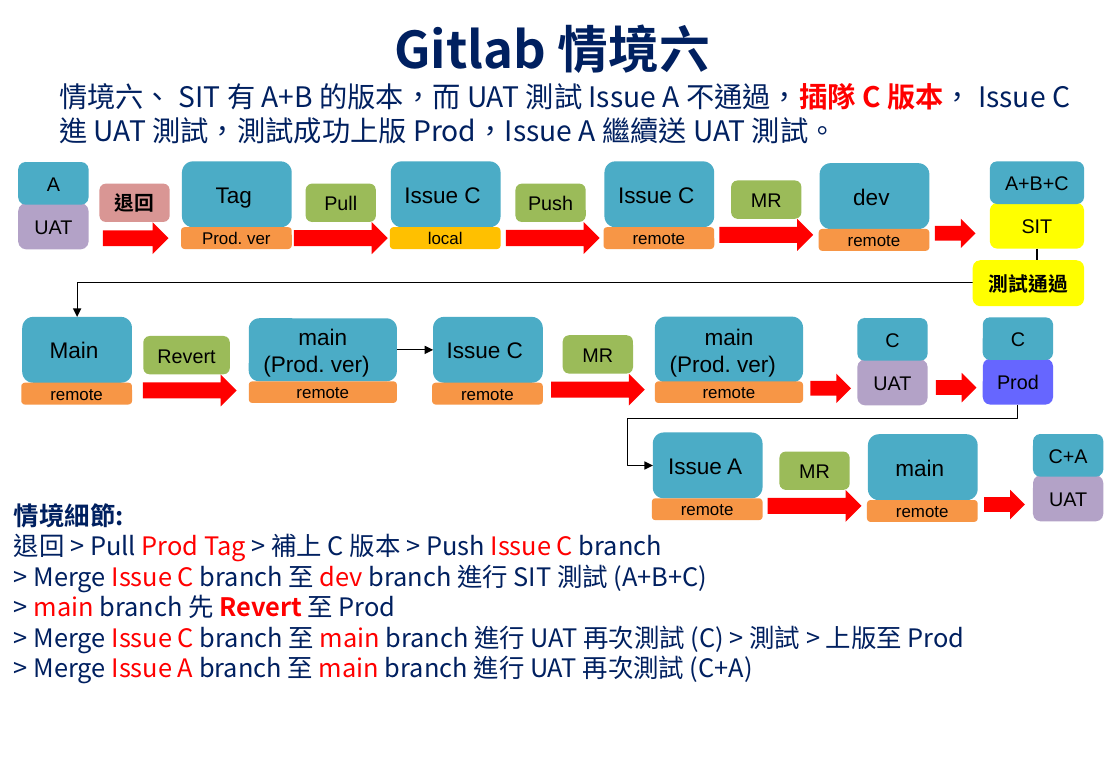
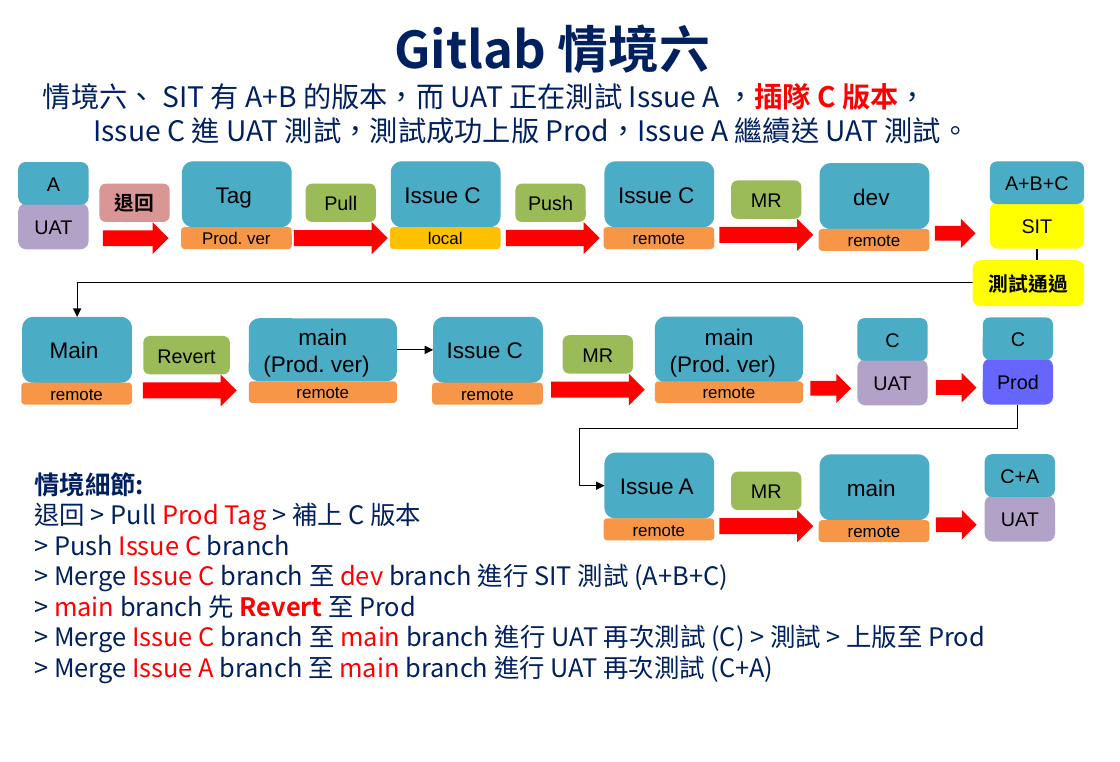
Before and after one commit to UDFWu/transfile, a slide deck: slide 7 of CICD Process.pptx. Drawn at 1120x762 pixels with LibreOffice and Linux fonts; fonts in the diff are those of the drawing; background and template pictures are left out. Boxes give left, top, right and bottom in pixels: in the first picture for what was removed or moved away, otherwise in the second. Text is boxed around its words. In the diff, an @@ line names an element or a change of style, - is before the commit and + after.

Commit message:
sss

```diff
--- a/CICD Process.pptx
+++ b/CICD Process.pptx
@@ text at (x1=43, y1=83, x2=970, y2=144): text changed @@
-情境六、 SIT 有 A+B 的版本，而 UAT 測試 Issue A 不通過，插隊 C 版本， Issue C 進 UAT 測試，測試成功上版 Prod，Issue A 繼續送 UAT 測試。
+情境六、 SIT 有 A+B 的版本，而 UAT 正在測試 Issue A ，插隊 C 版本，
+Issue C 進 UAT 測試，測試成功上版 Prod，Issue A 繼續送 UAT 測試。
@@ elbow arrow moved from (1018, 405) - (654, 465) to (1018, 405) - (605, 486) @@
@@ text "情境細節:" moved from (x1=14, y1=503, x2=965, y2=684) to (x1=34, y1=472, x2=985, y2=684) @@
@@ text at (x1=34, y1=502, x2=421, y2=556): text changed @@
-退回 > Pull Prod Tag > 補上 C 版本 > Push Issue C branch
+退回 > Pull Prod Tag > 補上 C 版本
+> Push Issue C branch
@@ 7 rounded rectangles, 2 right arrows moved together from (x1=652, y1=433, x2=1104, y2=522) to (x1=604, y1=453, x2=1055, y2=543) @@
```
Also in this commit, not shown: 5 other slides changed.
